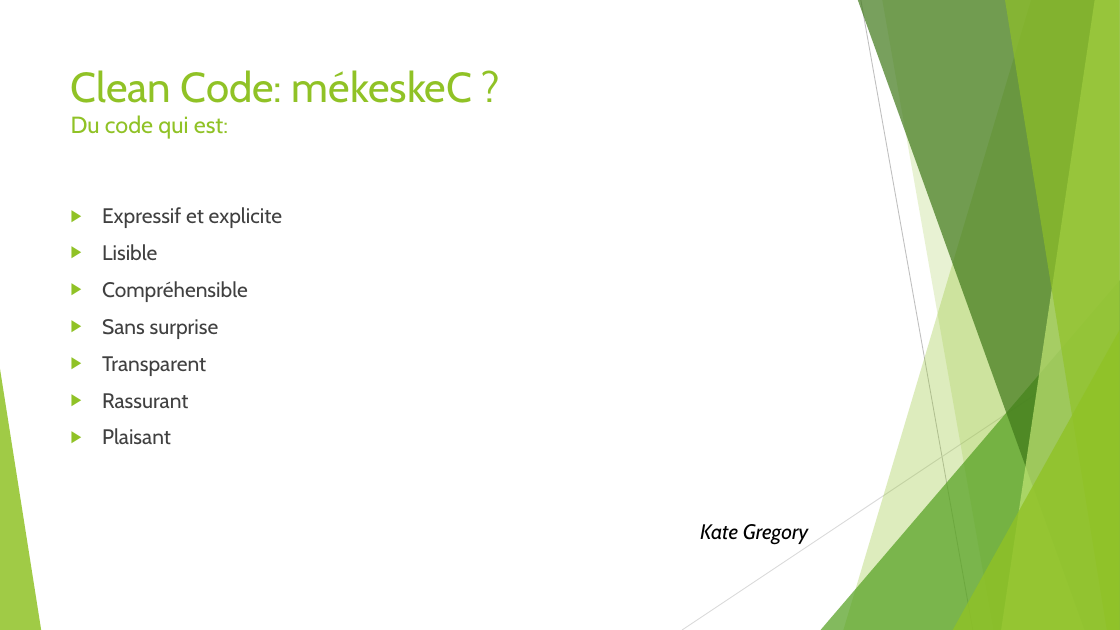
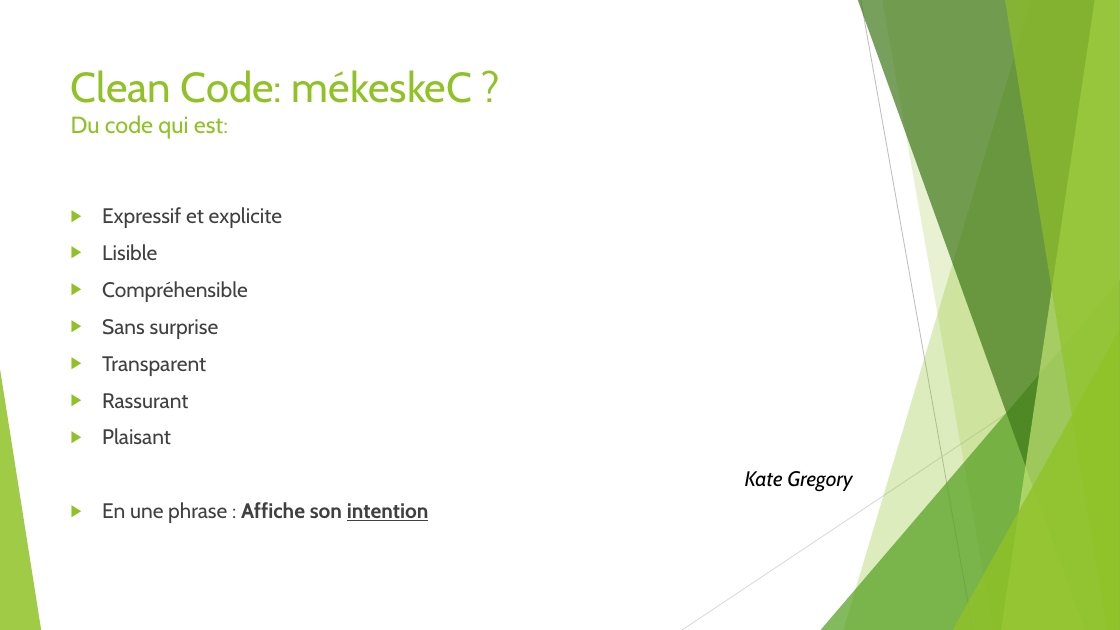
Before and after one commit to worming004/SimpleIsNotEasy, a slide deck: slide 16 of PPT/Easy != Simple.pptx (slide 8 before the commit). Drawn at 1120x630 pixels with LibreOffice and Linux fonts; fonts in the diff are those of the drawing. Boxes give left, top, right and bottom in pixels: in the first picture for what was removed or moved away, otherwise in the second. Text is boxed around its words. In the diff, an @@ line names an element or a change of style, - is before the commit and + after.

```diff
--- a/PPT/Easy != Simple.pptx
+++ b/PPT/Easy != Simple.pptx
@@ text "Kate Gregory": place and size @@
-text "Kate Gregory" at <box>700,524,808,545</box>
+text "Kate Gregory" at <box>745,471,852,492</box>
@@ text at <box>102,502,429,523</box>: paragraph added @@
+▶ En une phrase : Affiche son intention
```
Also in this commit, not shown: 11 other slides changed, 8 slides added, 15 other files.
